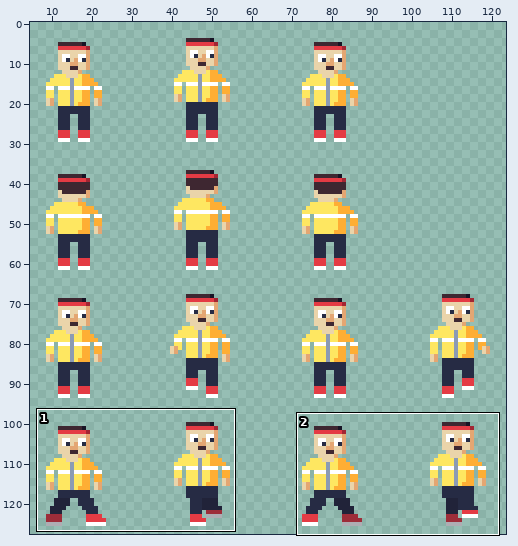
One commit to this pixel-art file: assets/textures/characters/normaali_lenkkeilija_32.aseprite. Above: a wide view before the commit, with the close-up outlined.
Close-up. The starting point:
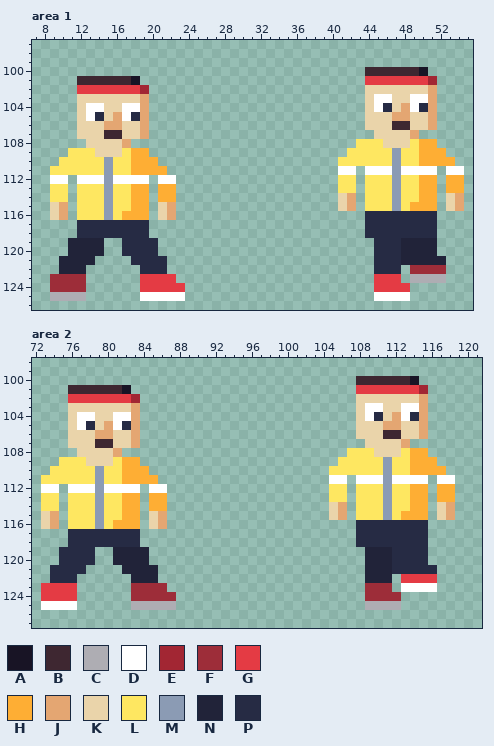
128x128 pixels, 1 frame. Shown: area 1: x 7..55, y 97..126; area 2: x 72..121, y 98..127. The wide view leaves out empty margins.
Palette (. is transparent): A #181425  B #3e2731  C #aeadb3  D #ffffff  E #a22633  F #9d2d39  G #e43b44  H #feae34  J #e4a672  K #ead4aa  L #fee761  M #8b9bb4  N #212339  P #262b44
Pixels before, area 1, first column x 9:
100 ...................................BBBBBBA....
101 ...BBBBBBA.........................GGGGGGGE...
102 ...GGGGGGGE........................KKKKKKKJ...
103 ...KKKKKKKJ........................KDDKKDDJ...
104 ...KDDKKDDJ........................KDPKJDPJ...
105 ...KDPKJDPJ........................KKKJJKKJ...
106 ...KKKJJKKJ........................KKKBBKKJ...
107 ...KKKBBKKJ.........................KKKKJ.....
108 ....KKKKJ.........................LLLKKKLHH...
109 ..LLLKKKLHH......................LLLLLMLLHHH..
110 .LLLLLMLLHHH....................LLLLLLMLLHHHH.
111 LLLLLLMLLHHHH...................DD.DDDMDDDD.DD
112 DD.DDDMDDDD.DD..................LL.LLLMLLHH.HH
113 LL.LLLMLLHH.HH..................LL.LLLMLLHH.HH
114 LL.LLLMLLHH.HH..................KJ.LLLMLLHH.KJ
115 KJ.LLLMLLHH.KJ..................KJ.LLLMLHHH.KJ
116 KJ.LLLMLHHH.KJ.....................PPPPPPPP...
117 ...PPPPPPPP........................PPPPPPPP...
118 ...PPPPPPPP........................PPPPPPPP...
119 ..NNNN..PPPP........................PPPNNNN...
120 ..NNNN..PPPP........................PPPNNNN...
121 .NNNN....PPPP.......................PPPNNNNN..
122 .NNN......PPP.......................PPP.FFFF..
123 FFFF......GGGG......................GGG.CCCC..
124 FFFF......GGGGG.....................GGGG......
125 CCCC......DDDDD.....................DDDD......
Pixels before, area 2, first column x 73:
100 ...................................BBBBBBA....
101 ...BBBBBBA.........................GGGGGGGE...
102 ...GGGGGGGE........................KKKKKKKJ...
103 ...KKKKKKKJ........................KDDKKDDJ...
104 ...KDDKKDDJ........................KDPKJDPJ...
105 ...KDPKJDPJ........................KKKJJKKJ...
106 ...KKKJJKKJ........................KKKBBKKJ...
107 ...KKKBBKKJ.........................KKKKJ.....
108 ....KKKKJ.........................LLLKKKLHH...
109 ..LLLKKKLHH......................LLLLLMLLHHH..
110 .LLLLLMLLHHH....................LLLLLLMLLHHHH.
111 LLLLLLMLLHHHH...................DD.DDDMDDDD.DD
112 DD.DDDMDDDD.DD..................LL.LLLMLLHH.HH
113 LL.LLLMLLHH.HH..................LL.LLLMLLHH.HH
114 LL.LLLMLLHH.HH..................KJ.LLLMLLHH.KJ
115 KJ.LLLMLLHH.KJ..................KJ.LLLMLHHH.KJ
116 KJ.LLLMLHHH.KJ.....................PPPPPPPP...
117 ...PPPPPPPP........................PPPPPPPP...
118 ...PPPPPPPP........................PPPPPPPP...
119 ..PPPP..NNNN........................NNNPPPP...
120 ..PPPP..NNNN........................NNNPPPP...
121 .PPPP....NNNN.......................NNNPPPPP..
122 .PPP......NNN.......................NNN.GGGG..
123 GGGG......FFFF......................FFF.DDDD..
124 GGGG......FFFFF.....................FFFF......
125 DDDD......CCCCC.....................CCCC......
Now the later version:
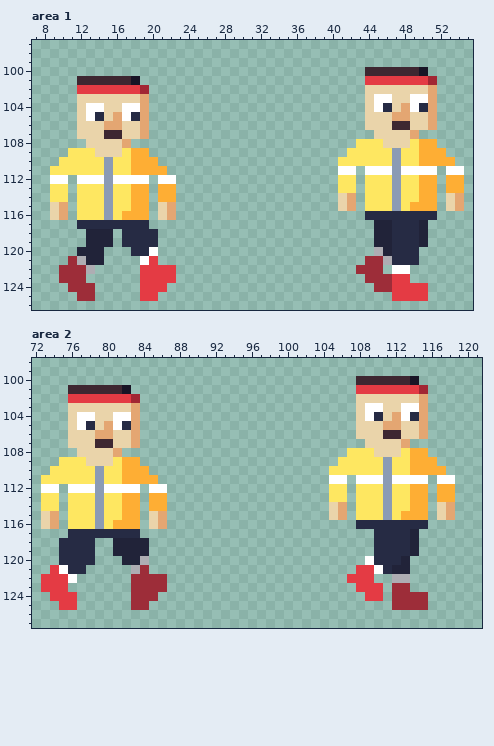
What changed:
Area 1:
y 117: x 44..46 PPP -> .NN; x 50..51 PP -> N.
y 118: x 12..16 PPPPP -> .NNN.; x 20 . -> P; x 44..46 PPP -> .NN; x 50..51 PP -> N.
y 119: x 11..12 NN -> ..; x 15 . -> N; x 45..46 PP -> NN; x 48..49 NN -> PP; x 51 N -> .
y 120: x 11 N -> .; x 17 P -> .; x 20 P -> D; x 45..46 PP -> CN; x 48..51 NNNN -> PP..
y 121: x 10..12 NNN -> .FC; x 14 . -> N; x 18..21 PPPP -> .DG.; x 44..46 .PP -> FFC; x 48..52 NNNNN -> PP...
y 122: x 10..13 NNN. -> FFFC; x 19..22 PPP. -> GGGG; x 43..52 ..PPP.FFFF -> FFF.DD....
y 123: x 9 F -> .; x 44..46 .GG -> FFF; x 48..52 .CCCC -> G....
y 124: x 9..10 FF -> ..; x 13 . -> F; x 22..23 GG -> ..; x 45..46 GG -> FF; x 49..50 .. -> GG
y 125: x 9..13 CCCC. -> ...FF; x 19..23 DDDDD -> GG...; x 45..50 DDDD.. -> ..GGGG
Area 2:
y 117: x 108..109 PP -> ..; x 114..115 PP -> N.
y 118: x 75 . -> P; x 79..84 PPPPP. -> ..NNNN; x 108..109 PP -> ..; x 114..115 PP -> N.
y 119: x 109..111 NNN -> .PP; x 114..115 PP -> N.
y 120: x 81 N -> .; x 84 N -> C; x 109..111 NNN -> DPP; x 113..115 PPP -> N..
y 121: x 74..75 PP -> GD; x 82..85 NNNN -> .CF.; x 108..116 .NNNPPPPP -> GGDPNN...
y 122: x 73..76 .PPP -> GGGD; x 83..86 NNN. -> FFFF; x 107..116 ..NNN.GGGG -> GGG..CC...
y 123: x 76 G -> .; x 108..116 .FFF.DDDD -> GGG.FF...
y 124: x 73 G -> .; x 86..87 FF -> ..; x 109..111 FFF -> GG.; x 113..115 ... -> FFF
y 125: x 73..76 DDDD -> ..GG; x 83..87 CCCCC -> FF...; x 109..115 CCCC... -> ...FFFF
Boxes around the changes in both close-ups, in picture pixels (x1, y1, x2, y2):
changed: (356, 220, 446, 301)
changed: (50, 229, 185, 301)
changed: (347, 529, 437, 610)
changed: (41, 538, 176, 610)
